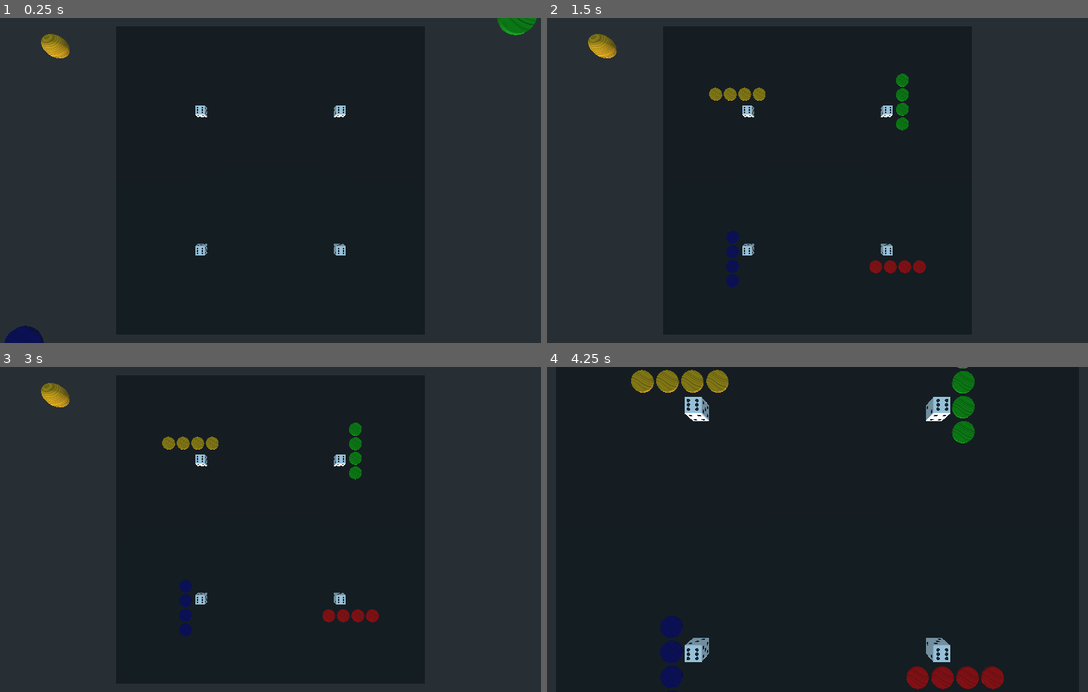
Above: before the commit, frames 1-4 (two rows, left to right).
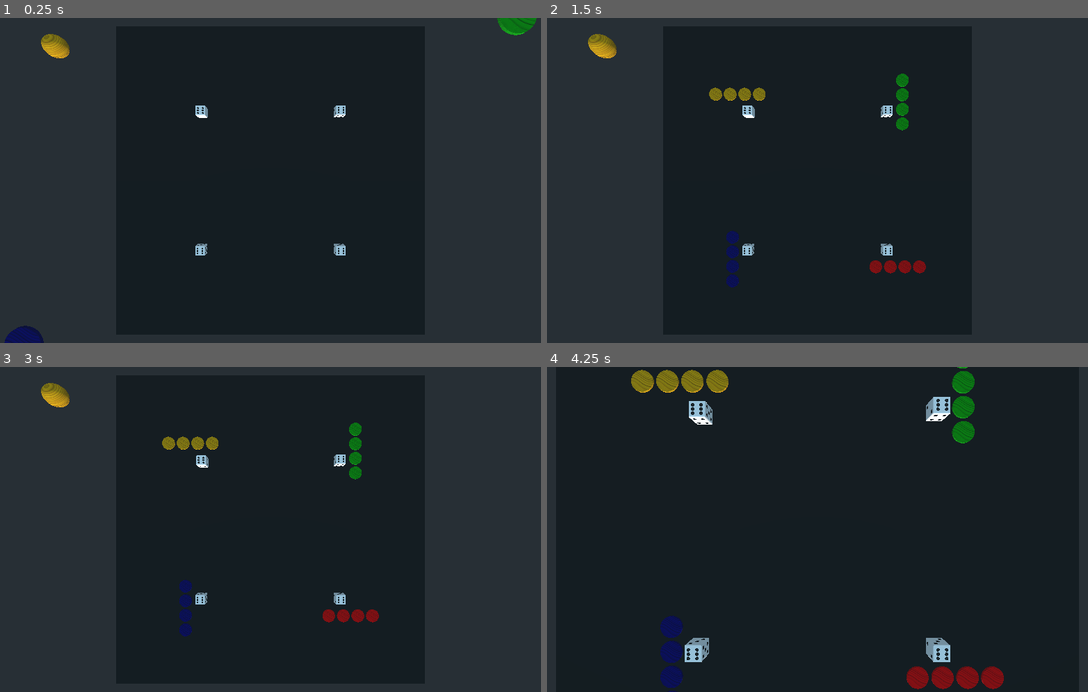
Above: after the commit, the same moments.

Repository: turulomio/gdparchis
Game: Godot game, scene res://scenes/Game4.tscn
The game is run twice, just before and just after one commit, with the same random seed, the same clock (stepped at 60 frames per second) and the same inputs.
Inputs (mouse positions are in pixels of both pictures, inside the frame that each line leads up to):
- Up to frame 1 (0.25 s): no input
- Up to frame 2 (1.5 s): move the mouse to (941, 164) at 0.52 s; click (941, 164) at 0.6 s; right-click (941, 164) at 0.8 s; move the mouse to (703, 196) at 1.27 s; right-click (703, 196) at 1.35 s
- Up to frame 3 (3 s): click (156, 545) at 1.55 s; tap Enter at 2 s; move the mouse to (324, 458) at 2.02 s; click (324, 458) at 2.1 s; right-click (324, 458) at 2.3 s; move the mouse to (243, 594) at 2.77 s; right-click (243, 594) at 2.85 s
- Up to frame 4 (4.25 s): click (790, 594) at 3.05 s; tap Space at 3.5 s; move the mouse to (985, 578) at 3.52 s; tap Z (zoom_in) at 3.6 s; click (985, 578) at 3.67 s; right-click (985, 578) at 3.8 s

The runs differ from the first frame. In frame 1, less than 0.1% of the frame differs, in the area x 36-39%, y 26-31%; in frame 2, less than 0.1%; in frame 3, less than 0.1%; in frame 4, 0.2%, in the area x 25-31%, y 9-18%.

Commit message:
Pieces and dice animated, waiting to be moved

Diff:
--- a/scenes/Dice.gd
+++ b/scenes/Dice.gd
@@ -4,6 +4,7 @@
 var id: int
 var value=null
 var player
+var animation_waiting_grades=0
 
 
 ## Sets id, and initial properties and position
@@ -27,6 +28,7 @@
 
 
 func launch():
+	self.animation_waiting_grades=0
 	self.player.can_move_dice=false
 	self.value=null
 	self.set_physics_process(true)
@@ -55,7 +57,12 @@
 		self.set_physics_process(false)
 		self.player.dice_throws.append(self.value)
 		self.player.can_move_pieces=true
-	else:
+
+	elif self.player.game.players.current== self.player and self.player.can_move_dice== true:
+		self.animation_waiting_grades=self.animation_waiting_grades+5
+		self.global_transform.origin.y=1.2+sin(deg2rad(self.animation_waiting_grades))/2
+
+	elif self.animation_waiting_grades==0:
 		if $RC1.is_colliding():
 			self.value=6
 			$Dices.play()
--- a/scenes/Game4.tscn
+++ b/scenes/Game4.tscn
@@ -3,7 +3,7 @@
 [ext_resource path="res://scenes/Board4.tscn" type="PackedScene" id=1]
 [ext_resource path="res://scenes/Assistant.tscn" type="PackedScene" id=2]
 [ext_resource path="res://scenes/Game4.gd" type="Script" id=3]
-[ext_resource path="res://sounds/click.wav" type="AudioStream" id=4]
+[ext_resource path="res://sounds/roll.wav" type="AudioStream" id=4]
 
 [sub_resource type="PhysicsMaterial" id=1]
 
--- a/scenes/Piece.gd
+++ b/scenes/Piece.gd
@@ -14,8 +14,10 @@
 var animation_num_steps=10
 
 
+var animation_waiting_grades=0
+
+
 func _physics_process(_delta):
-
 	if animation_to!=null:
 		self.animation_to.y=10
 		var current=self.global_transform.origin
@@ -27,9 +29,13 @@
 			self.global_transform.origin=self.animation_to
 			self.animation_step=0
 			self.animation_to=null
-	else:
-	#self.global_transform.origin=Globals.position4(square_final.id,new_square_position)
 
+
+	elif self.player.game.players.current== self.player and self.player.can_move_pieces== true:
+		self.animation_waiting_grades=self.animation_waiting_grades+5
+		self.global_transform.origin.y=1.2+sin(deg2rad(self.animation_waiting_grades))/2
+
+	elif self.animation_waiting_grades==0:
 		return move_and_slide(vel,Vector3.UP)
 
 func _to_string():
@@ -114,6 +120,7 @@
 
 ## Returns true if move was successful, else false
 func move_to_route_position(_route_position, animation=false):
+	self.animation_waiting_grades=0
 	var square_final=self.route.square_at(_route_position)
 	var square_initial=self.square()
 
--- a/scenes/PlayerManager.gd
+++ b/scenes/PlayerManager.gd
@@ -12,8 +12,8 @@
 	for i in range(self.max_players):
 		self.append(Player.new(i))
 
-func set_assistant(assistant):
-	self.assistant=assistant
+func set_assistant(_assistant):
+	self.assistant=_assistant
 
 func change_current_player():
 	print("Before",self.current)
